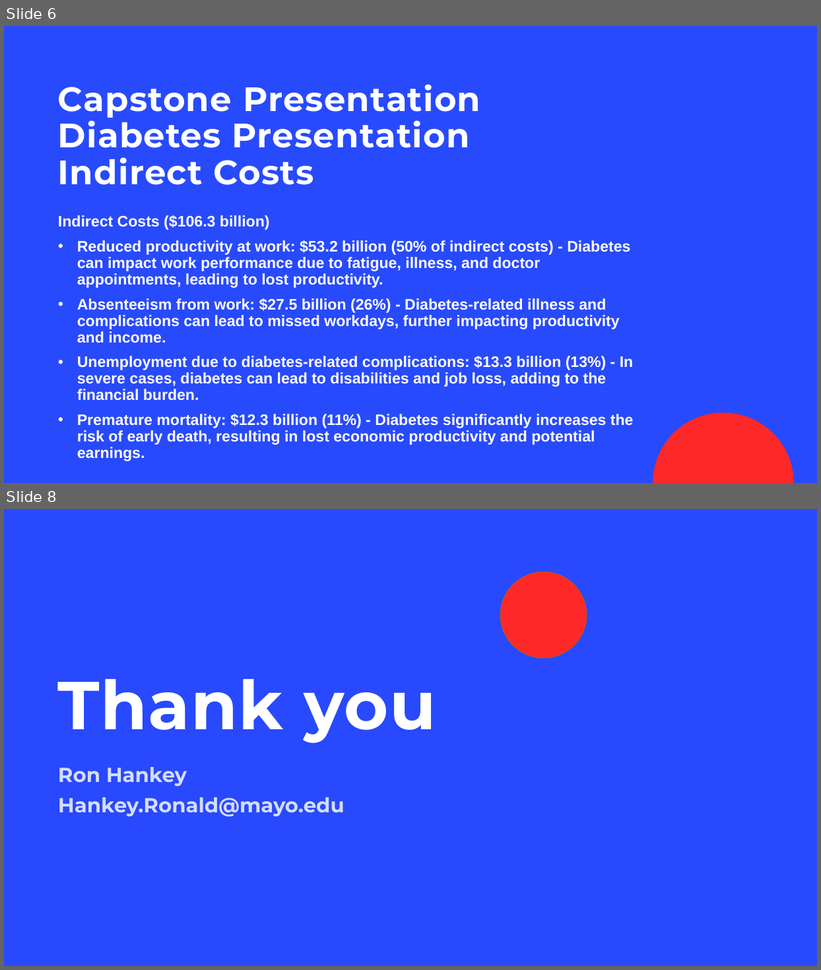
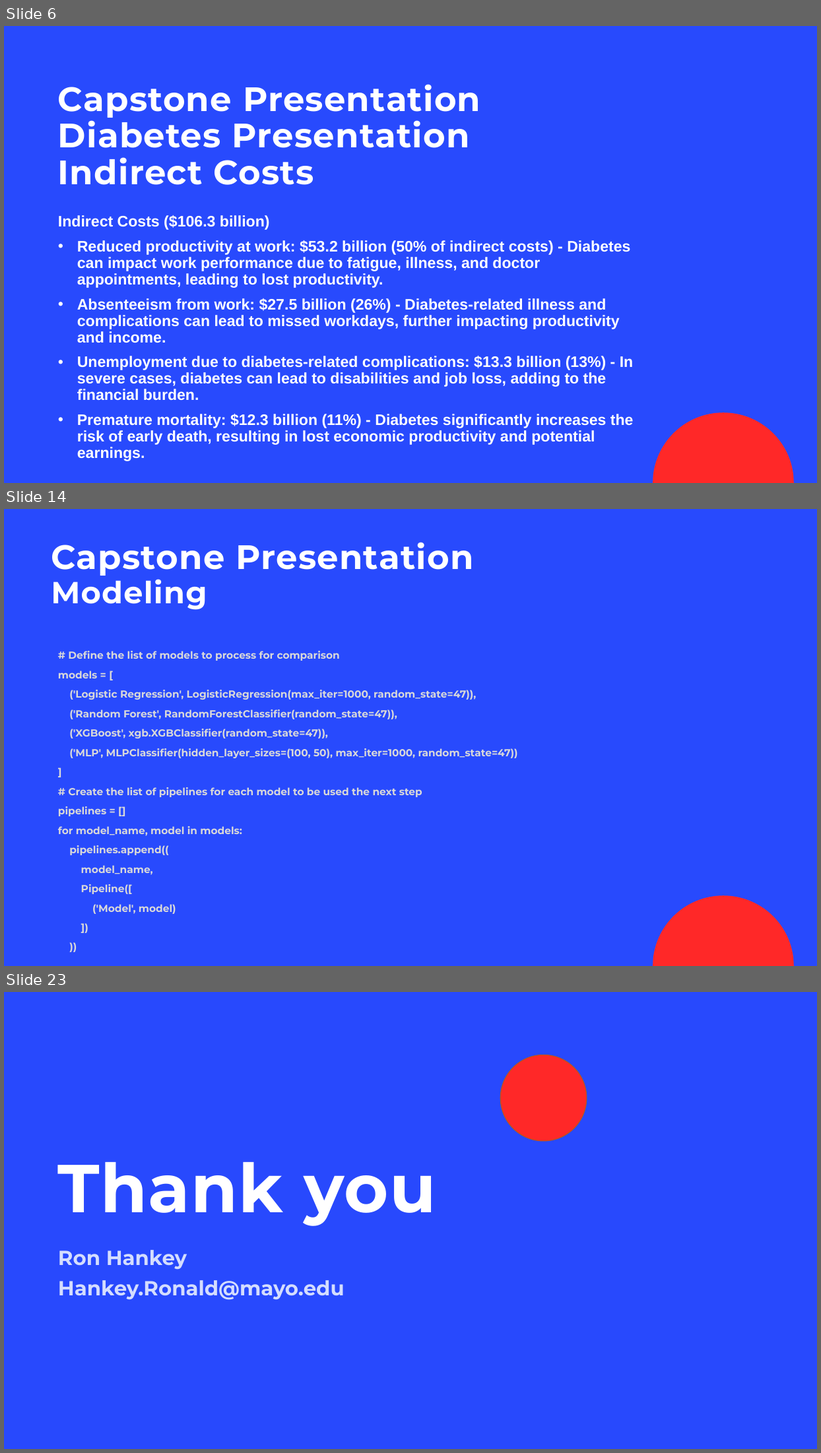
Before and after one commit to lykkelig/Capstone-Two, a slide deck: Capstone_Presentation.pptx. Shown one above the other, each under a label of ours: slides 6 and 8 before the commit, slides 6, 14 and 23 after it; the slides between them are not shown. The pictures are 821x970 and 821x1453 pixels, drawn with LibreOffice and Linux fonts; fonts in the diff are those of the drawing; background and template pictures are left out. Boxes give left, top, right and bottom in pixels: in the first picture for what was removed or moved away, otherwise in the second. Text is boxed around its words. In the diff, an @@ line names an element or a change of style, - is before the commit and + after.

Commit message:
Update Capstone_Presentation.pptx
Updated presentation

```diff
--- a/Capstone_Presentation.pptx
+++ b/Capstone_Presentation.pptx
@@ slide 14 added at <box>4,509,817,966</box>, background #284AFD; not listed: 1 template element that a slide beside it also shows @@
@@ title added at <box>51,542,474,610</box>, 40 pt, text #FFFFFF, bold @@
+Capstone Presentation
+Modeling
@@ subtitle added at <box>58,651,518,914</box>, 12 pt, text #D9D9D9, bold @@
+# Define the list of models to process for comparison
+models = [
+('Logistic Regression', LogisticRegression(max_iter=1000, random_state=47)),
+('Random Forest', RandomForestClassifier(random_state=47)),
+('XGBoost', xgb.XGBClassifier(random_state=47)),
+('MLP', MLPClassifier(hidden_layer_sizes=(100, 50), max_iter=1000, random_state=47))
+]
+# Create the list of pipelines for each model to be used the next step
+pipelines = []
+for model_name, model in models:
+pipelines.append((
+model_name,
+Pipeline([
+('Model', model)
+])
+))
@@ what was slide 8 is now slide 23 @@
```
Also in this commit, not shown: 15 other slides added, 1 slide removed.
